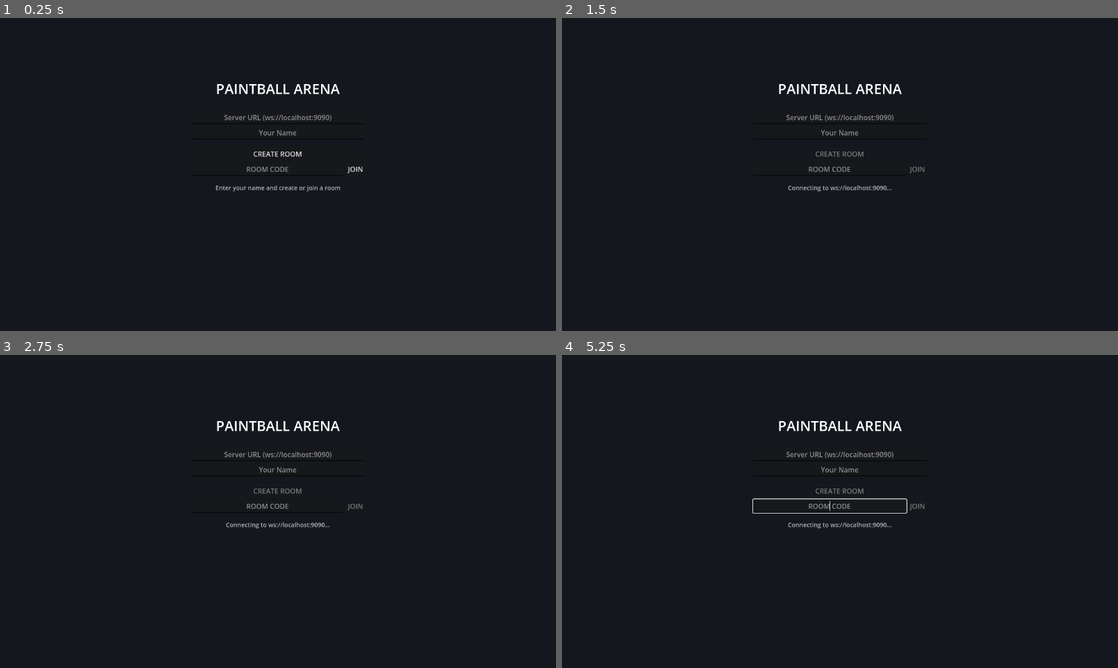
Above: before the commit, frames 1-4 (two rows, left to right).
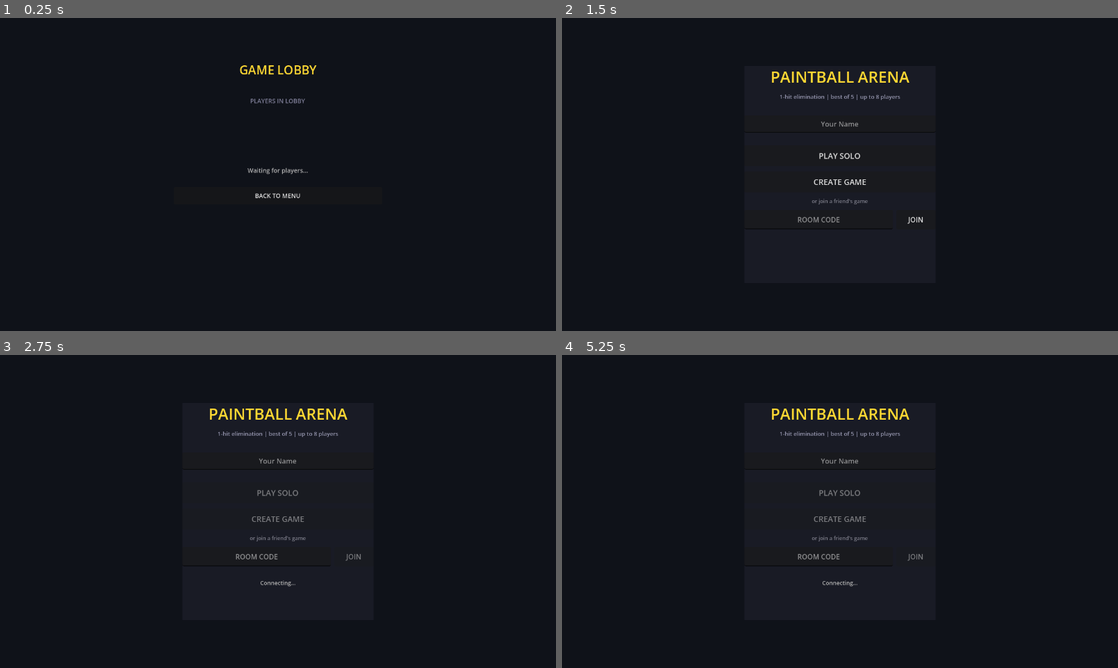
Above: after the commit, the same moments.

Repository: curlyphries/paintball
Game: Godot game, scene res://scenes/lobby.tscn
The game is run twice, just before and just after one commit, with the same random seed, the same clock (stepped at 60 frames per second) and the same inputs. This scene is started directly instead of the project's main scene.
Inputs (mouse positions are in pixels of both pictures, inside the frame that each line leads up to):
- Up to frame 1 (0.25 s): no input
- Up to frame 2 (1.5 s): click (840, 152) at 0.5 s, where only the run before the commit has a clickable "CREATE ROOM"; click (840, 196) at 1.25 s, where only the run after the commit has a clickable "BACK TO MENU"
- Up to frame 3 (2.75 s): click (278, 517) at 2 s, where only the run after the commit has a clickable "CREATE GAME"
- Up to frame 4 (5.25 s): tap Enter at 2.75, 4.25 s; move the mouse to (812, 574) at 2.77 s; hold Ctrl (crouch) 2.78-3.53 s; hold W (move_forward) 2.78-4.28 s; click (812, 574) at 2.92 s; tap Space (jump) at 3.02, 3.5, 3.77, 5 s; move the mouse to (1006, 558) at 3.52 s; tap Mouse wheel up (next_weapon) at 3.6 s; click (1006, 558) at 3.67 s; move the mouse to (673, 464) at 4.27 s; hold A (move_left) from 4.28 s (still down); tap Mouse wheel down (prev_weapon) at 4.35 s; click (673, 464) at 4.42 s; move the mouse to (867, 511) at 5.02 s; click (867, 511) at 5.1 s

The runs differ from the first frame. In frame 1, 1.4% of the frame differs, in the area x 38-66%, y 15-58%; in frame 2, 1.9%; in frame 3, 1.9%; in frame 4, 2.1%, in the area x 34-66%, y 17-74%.

Commit message:
Add main menu, invite links, and pause menu
- Main menu: Play Solo, Create Game, Join Game (with code input)
- Auto-join from URL query param (?code=XXXXXX) for invite links
- Lobby: shows copyable invite link, player list, back button
- Pause menu: Esc toggles pause overlay with Resume and Quit to Menu
- Game pauses (get_tree().paused) when pause menu is open
- All flows return to main menu (match end, quit, back)
- Start scene changed to main_menu.tscn

Diff:
--- a/project.godot
+++ b/project.godot
@@ -16,7 +16,7 @@
 
 config/name="Paintball Arena"
 config/description="3D paintball game - 1v3 bots, one-hit elimination, best of 5"
-run/main_scene="res://scenes/main.tscn"
+run/main_scene="res://scenes/main_menu.tscn"
 config/features=PackedStringArray("4.6", "Forward Plus")
 config/icon="res://icon.svg"
 
--- a/scenes/lobby.tscn
+++ b/scenes/lobby.tscn
@@ -18,87 +18,93 @@
 anchor_bottom = 1.0
 grow_horizontal = 2
 grow_vertical = 2
-color = Color(0.08, 0.09, 0.12, 1.0)
+color = Color(0.06, 0.07, 0.1, 1.0)
 
-[node name="VBoxContainer" type="VBoxContainer" parent="."]
+[node name="VBox" type="VBoxContainer" parent="."]
 layout_mode = 1
 anchors_preset = 8
 anchor_left = 0.5
 anchor_top = 0.5
 anchor_right = 0.5
 anchor_bottom = 0.5
-offset_left = -200.0
-offset_top = -220.0
-offset_right = 200.0
-offset_bottom = 220.0
+offset_left = -240.0
+offset_top = -260.0
+offset_right = 240.0
+offset_bottom = 260.0
 grow_horizontal = 2
 grow_vertical = 2
+theme_override_constants/separation = 10
 
-[node name="Title" type="Label" parent="VBoxContainer"]
+[node name="Title" type="Label" parent="VBox"]
 layout_mode = 2
-theme_override_font_sizes/font_size = 32
-text = "PAINTBALL ARENA"
+theme_override_font_sizes/font_size = 28
+theme_override_colors/font_color = Color(1.0, 0.85, 0.2, 1.0)
+text = "GAME LOBBY"
 horizontal_alignment = 1
 
-[node name="Spacer1" type="Control" parent="VBoxContainer"]
+[node name="Spacer1" type="Control" parent="VBox"]
 layout_mode = 2
-custom_minimum_size = Vector2(0, 20)
+custom_minimum_size = Vector2(0, 8)
 
-[node name="ServerInput" type="LineEdit" parent="VBoxContainer"]
+[node name="RoomCodeLabel" type="Label" parent="VBox"]
 layout_mode = 2
-placeholder_text = "Server URL (ws://localhost:9090)"
-alignment = 1
-
-[node name="NameInput" type="LineEdit" parent="VBoxContainer"]
-layout_mode = 2
-placeholder_text = "Your Name"
-alignment = 1
-
-[node name="Spacer2" type="Control" parent="VBoxContainer"]
-layout_mode = 2
-custom_minimum_size = Vector2(0, 10)
-
-[node name="CreateButton" type="Button" parent="VBoxContainer"]
-layout_mode = 2
-text = "CREATE ROOM"
-
-[node name="JoinRow" type="HBoxContainer" parent="VBoxContainer"]
-layout_mode = 2
-
-[node name="CodeInput" type="LineEdit" parent="VBoxContainer/JoinRow"]
-layout_mode = 2
-size_flags_horizontal = 3
-placeholder_text = "ROOM CODE"
-alignment = 1
-max_length = 6
-capitalize = 2
-
-[node name="JoinButton" type="Button" parent="VBoxContainer/JoinRow"]
-layout_mode = 2
-text = "JOIN"
-
-[node name="Spacer3" type="Control" parent="VBoxContainer"]
-layout_mode = 2
-custom_minimum_size = Vector2(0, 10)
-
-[node name="RoomCodeLabel" type="Label" parent="VBoxContainer"]
-layout_mode = 2
-theme_override_font_sizes/font_size = 24
+theme_override_font_sizes/font_size = 28
 theme_override_colors/font_color = Color(0.2, 1.0, 0.4, 1.0)
 text = "ROOM CODE: XXXXXX"
 horizontal_alignment = 1
 
-[node name="StatusLabel" type="Label" parent="VBoxContainer"]
+[node name="InviteLinkRow" type="HBoxContainer" parent="VBox"]
+layout_mode = 2
+theme_override_constants/separation = 6
+
+[node name="InviteLinkInput" type="LineEdit" parent="VBox/InviteLinkRow"]
+layout_mode = 2
+size_flags_horizontal = 3
+custom_minimum_size = Vector2(0, 36)
+editable = false
+alignment = 1
+placeholder_text = "Invite link"
+
+[node name="CopyButton" type="Button" parent="VBox/InviteLinkRow"]
+layout_mode = 2
+custom_minimum_size = Vector2(80, 36)
+text = "COPY"
+
+[node name="Spacer2" type="Control" parent="VBox"]
+layout_mode = 2
+custom_minimum_size = Vector2(0, 4)
+
+[node name="PlayersHeader" type="Label" parent="VBox"]
+layout_mode = 2
+theme_override_font_sizes/font_size = 14
+theme_override_colors/font_color = Color(0.5, 0.5, 0.6, 1.0)
+text = "PLAYERS IN LOBBY"
+horizontal_alignment = 1
+
+[node name="PlayerListContainer" type="VBoxContainer" parent="VBox"]
+layout_mode = 2
+custom_minimum_size = Vector2(0, 120)
+
+[node name="StatusLabel" type="Label" parent="VBox"]
 layout_mode = 2
 theme_override_font_sizes/font_size = 14
 theme_override_colors/font_color = Color(0.7, 0.7, 0.7, 1.0)
-text = "Enter your name and create or join a room"
+text = "Waiting for players..."
 horizontal_alignment = 1
+autowrap_mode = 2
 
-[node name="PlayerListContainer" type="VBoxContainer" parent="VBoxContainer"]
+[node name="Spacer3" type="Control" parent="VBox"]
 layout_mode = 2
-custom_minimum_size = Vector2(0, 100)
+custom_minimum_size = Vector2(0, 8)
 
-[node name="StartButton" type="Button" parent="VBoxContainer"]
+[node name="StartButton" type="Button" parent="VBox"]
 layout_mode = 2
+custom_minimum_size = Vector2(0, 48)
+theme_override_font_sizes/font_size = 18
 text = "START GAME"
+
+[node name="BackButton" type="Button" parent="VBox"]
+layout_mode = 2
+custom_minimum_size = Vector2(0, 40)
+theme_override_font_sizes/font_size = 14
+text = "BACK TO MENU"
--- /dev/null
+++ b/scenes/main_menu.tscn
@@ -0,0 +1,121 @@
+[gd_scene load_steps=2 format=3]
+
+[ext_resource type="Script" path="res://scripts/main_menu.gd" id="1_menu"]
+
+[node name="MainMenu" type="Control"]
+layout_mode = 3
+anchors_preset = 15
+anchor_right = 1.0
+anchor_bottom = 1.0
+grow_horizontal = 2
+grow_vertical = 2
+script = ExtResource("1_menu")
+
+[node name="Background" type="ColorRect" parent="."]
+layout_mode = 1
+anchors_preset = 15
+anchor_right = 1.0
+anchor_bottom = 1.0
+grow_horizontal = 2
+grow_vertical = 2
+color = Color(0.06, 0.07, 0.1, 1.0)
+
+[node name="CenterPanel" type="PanelContainer" parent="."]
+layout_mode = 1
+anchors_preset = 8
+anchor_left = 0.5
+anchor_top = 0.5
+anchor_right = 0.5
+anchor_bottom = 0.5
+offset_left = -220.0
+offset_top = -250.0
+offset_right = 220.0
+offset_bottom = 250.0
+grow_horizontal = 2
+grow_vertical = 2
+
+[node name="PanelBG" type="ColorRect" parent="CenterPanel"]
+layout_mode = 2
+color = Color(0.1, 0.11, 0.15, 0.9)
+
+[node name="VBox" type="VBoxContainer" parent="CenterPanel"]
+layout_mode = 2
+theme_override_constants/separation = 12
+
+[node name="Title" type="Label" parent="CenterPanel/VBox"]
+layout_mode = 2
+theme_override_font_sizes/font_size = 36
+theme_override_colors/font_color = Color(1.0, 0.85, 0.2, 1.0)
+text = "PAINTBALL ARENA"
+horizontal_alignment = 1
+
+[node name="Subtitle" type="Label" parent="CenterPanel/VBox"]
+layout_mode = 2
+theme_override_font_sizes/font_size = 13
+theme_override_colors/font_color = Color(0.6, 0.6, 0.7, 1.0)
+text = "1-hit elimination | best of 5 | up to 8 players"
+horizontal_alignment = 1
+
+[node name="Spacer1" type="Control" parent="CenterPanel/VBox"]
+layout_mode = 2
+custom_minimum_size = Vector2(0, 10)
+
+[node name="NameInput" type="LineEdit" parent="CenterPanel/VBox"]
+layout_mode = 2
+custom_minimum_size = Vector2(0, 40)
+placeholder_text = "Your Name"
+alignment = 1
+
+[node name="Spacer2" type="Control" parent="CenterPanel/VBox"]
+layout_mode = 2
+custom_minimum_size = Vector2(0, 5)
+
+[node name="PlaySoloButton" type="Button" parent="CenterPanel/VBox"]
+layout_mode = 2
+custom_minimum_size = Vector2(0, 48)
+theme_override_font_sizes/font_size = 18
+text = "PLAY SOLO"
+
+[node name="CreateGameButton" type="Button" parent="CenterPanel/VBox"]
+layout_mode = 2
+custom_minimum_size = Vector2(0, 48)
+theme_override_font_sizes/font_size = 18
+text = "CREATE GAME"
+
+[node name="OrLabel" type="Label" parent="CenterPanel/VBox"]
+layout_mode = 2
+theme_override_font_sizes/font_size = 12
+theme_override_colors/font_color = Color(0.5, 0.5, 0.55, 1.0)
+text = "or join a friend's game"
+horizontal_alignment = 1
+
+[node name="JoinRow" type="HBoxContainer" parent="CenterPanel/VBox"]
+layout_mode = 2
+theme_override_constants/separation = 8
+
+[node name="CodeInput" type="LineEdit" parent="CenterPanel/VBox/JoinRow"]
+layout_mode = 2
+size_flags_horizontal = 3
+custom_minimum_size = Vector2(0, 44)
+placeholder_text = "ROOM CODE"
+alignment = 1
+max_length = 6
+capitalize = 2
+
+[node name="JoinButton" type="Button" parent="CenterPanel/VBox/JoinRow"]
+layout_mode = 2
+custom_minimum_size = Vector2(90, 44)
+theme_override_font_sizes/font_size = 16
+text = "JOIN"
+
+[node name="Spacer3" type="Control" parent="CenterPanel/VBox"]
+layout_mode = 2
+custom_minimum_size = Vector2(0, 5)
+
+[node name="StatusLabel" type="Label" parent="CenterPanel/VBox"]
+layout_mode = 2
+theme_override_font_sizes/font_size = 13
+theme_override_colors/font_color = Color(0.7, 0.7, 0.7, 1.0)
+text = ""
+horizontal_alignment = 1
+autowrap_mode = 2
--- /dev/null
+++ b/scenes/pause_menu.tscn
@@ -0,0 +1,64 @@
+[gd_scene load_steps=2 format=3]
+
+[ext_resource type="Script" path="res://scripts/pause_menu.gd" id="1_pause"]
+
+[node name="PauseMenu" type="Control"]
+layout_mode = 3
+anchors_preset = 15
+anchor_right = 1.0
+anchor_bottom = 1.0
+grow_horizontal = 2
+grow_vertical = 2
+process_mode = 3
+script = ExtResource("1_pause")
+
+[node name="Overlay" type="ColorRect" parent="."]
+layout_mode = 1
+anchors_preset = 15
+anchor_right = 1.0
+anchor_bottom = 1.0
+grow_horizontal = 2
+grow_vertical = 2
+color = Color(0.0, 0.0, 0.0, 0.6)
+
+[node name="Panel" type="PanelContainer" parent="."]
+layout_mode = 1
+anchors_preset = 8
+anchor_left = 0.5
+anchor_top = 0.5
+anchor_right = 0.5
+anchor_bottom = 0.5
+offset_left = -160.0
+offset_top = -120.0
+offset_right = 160.0
+offset_bottom = 120.0
+grow_horizontal = 2
+grow_vertical = 2
+
+[node name="PanelBG" type="ColorRect" parent="Panel"]
+layout_mode = 2
+color = Color(0.1, 0.11, 0.15, 0.95)
+
+[node name="VBox" type="VBoxContainer" parent="Panel"]
+layout_mode = 2
+theme_override_constants/separation = 16
+alignment = 1
+
+[node name="Title" type="Label" parent="Panel/VBox"]
+layout_mode = 2
+theme_override_font_sizes/font_size = 24
+theme_override_colors/font_color = Color(1.0, 0.85, 0.2, 1.0)
+text = "PAUSED"
+horizontal_alignment = 1
+
+[node name="ResumeButton" type="Button" parent="Panel/VBox"]
+layout_mode = 2
+custom_minimum_size = Vector2(0, 44)
+theme_override_font_sizes/font_size = 16
+text = "RESUME"
+
+[node name="QuitButton" type="Button" parent="Panel/VBox"]
+layout_mode = 2
+custom_minimum_size = Vector2(0, 44)
+theme_override_font_sizes/font_size = 16
+text = "QUIT TO MENU"
--- a/scripts/lobby.gd
+++ b/scripts/lobby.gd
@@ -1,121 +1,73 @@
 extends Control
 
-@onready var name_input: LineEdit = $VBoxContainer/NameInput
-@onready var code_input: LineEdit = $VBoxContainer/JoinRow/CodeInput
-@onready var create_btn: Button = $VBoxContainer/CreateButton
-@onready var join_btn: Button = $VBoxContainer/JoinRow/JoinButton
-@onready var start_btn: Button = $VBoxContainer/StartButton
-@onready var status_label: Label = $VBoxContainer/StatusLabel
-@onready var player_list: VBoxContainer = $VBoxContainer/PlayerListContainer
-@onready var room_code_label: Label = $VBoxContainer/RoomCodeLabel
-@onready var server_input: LineEdit = $VBoxContainer/ServerInput
+@onready var start_btn: Button = $VBox/StartButton
+@onready var back_btn: Button = $VBox/BackButton
+@onready var status_label: Label = $VBox/StatusLabel
+@onready var player_list: VBoxContainer = $VBox/PlayerListContainer
+@onready var room_code_label: Label = $VBox/RoomCodeLabel
+@onready var invite_link_input: LineEdit = $VBox/InviteLinkRow/InviteLinkInput
+@onready var copy_btn: Button = $VBox/InviteLinkRow/CopyButton
+@onready var invite_link_row: HBoxContainer = $VBox/InviteLinkRow
 
 func _ready() -> void:
-	create_btn.pressed.connect(_on_create_pressed)
-	join_btn.pressed.connect(_on_join_pressed)
 	start_btn.pressed.connect(_on_start_pressed)
+	back_btn.pressed.connect(_on_back_pressed)
+	copy_btn.pressed.connect(_on_copy_link)
 	start_btn.visible = false
 	room_code_label.visible = false
+	invite_link_row.visible = false
 
-	NetworkManager.connected_to_server.connect(_on_connected)
-	NetworkManager.disconnected_from_server.connect(_on_disconnected)
 	NetworkManager.room_created.connect(_on_room_created)
 	NetworkManager.room_joined.connect(_on_room_joined)
 	NetworkManager.player_joined.connect(_on_player_joined)
 	NetworkManager.player_left.connect(_on_player_left)
 	NetworkManager.game_started.connect(_on_game_started)
 	NetworkManager.error_received.connect(_on_error)
+	NetworkManager.disconnected_from_server.connect(_on_disconnected)
 
-func _get_relay_url() -> String:
-	# 1. User typed something in the server field
-	var manual = server_input.text.strip_edges()
-	if manual != "":
-		return manual
-	# 2. In browser: derive from page origin (https://example.com/paintball -> wss://example.com/paintball/ws)
-	if OS.has_feature("web"):
-		var origin = JavaScriptBridge.eval("window.location.origin", true)
-		var path = JavaScriptBridge.eval("window.location.pathname.replace(/\\/[^\\/]*$/, '')", true)
-		var scheme = "wss" if str(origin).begins_with("https") else "ws"
-		var host = str(origin).replace("https://", "").replace("http://", "")
-		return scheme + "://" + host + str(path) + "/ws"
-	# 3. Fallback: project setting or localhost
-	if ProjectSettings.has_setting("network/relay_url"):
-		return ProjectSettings.get_setting("network/relay_url")
-	return "ws://localhost:9090"
-
-func _on_create_pressed() -> void:
-	var player_name = name_input.text.strip_edges()
-	if player_name == "":
-		player_name = "Host"
-	var server_url = _get_relay_url()
-
-	status_label.text = "Connecting to " + server_url + "..."
-	create_btn.disabled = true
-	join_btn.disabled = true
-
-	NetworkManager.connect_to_relay(server_url)
-	# Wait with timeout
-	var connected = false
-	NetworkManager.connected_to_server.connect(func(): connected = true, CONNECT_ONE_SHOT)
-	NetworkManager.error_received.connect(func(_m): connected = false, CONNECT_ONE_SHOT)
-	await get_tree().create_timer(5.0).timeout
-	if not connected and not NetworkManager._connected:
-		status_label.text = "Connection timed out. Check server URL."
-		_reset_ui()
-		return
-	if not NetworkManager._connected:
-		return
-	NetworkManager.create_room(player_name)
-
-func _on_join_pressed() -> void:
-	var player_name = name_input.text.strip_edges()
-	if player_name == "":
-		player_name = "Player"
-	var code = code_input.text.strip_edges().to_upper()
-	if code.length() != 6:
-		status_label.text = "Enter a 6-character room code"
-		return
-	var server_url = _get_relay_url()
-
-	status_label.text = "Connecting to " + server_url + "..."
-	create_btn.disabled = true
-	join_btn.disabled = true
-
-	NetworkManager.connect_to_relay(server_url)
-	var connected = false
-	NetworkManager.connected_to_server.connect(func(): connected = true, CONNECT_ONE_SHOT)
-	NetworkManager.error_received.connect(func(_m): connected = false, CONNECT_ONE_SHOT)
-	await get_tree().create_timer(5.0).timeout
-	if not connected and not NetworkManager._connected:
-		status_label.text = "Connection timed out. Check server URL."
-		_reset_ui()
-		return
-	if not NetworkManager._connected:
-		return
-	NetworkManager.join_room(code, player_name)
+	# If we already have a room (came from main menu create/join), show it
+	if NetworkManager.room_code != "":
+		_show_room(NetworkManager.room_code)
 
 func _on_start_pressed() -> void:
 	NetworkManager.start_game()
 
-func _on_connected() -> void:
-	status_label.text = "Connected!"
+func _on_back_pressed() -> void:
+	NetworkManager.leave_room()
+	NetworkManager.disconnect_from_relay()
+	get_tree().change_scene_to_file("res://scenes/main_menu.tscn")
 
-func _on_disconnected() -> void:
-	status_label.text = "Disconnected from server"
-	_reset_ui()
+func _on_copy_link() -> void:
+	var link = invite_link_input.text
+	if OS.has_feature("web"):
+		JavaScriptBridge.eval("navigator.clipboard.writeText('" + link + "')")
+	else:
+		DisplayServer.clipboard_set(link)
+	status_label.text = "Invite link copied!"
+
+func _get_invite_url(code: String) -> String:
+	if OS.has_feature("web"):
+		var origin = JavaScriptBridge.eval("window.location.origin", true)
+		var path = JavaScriptBridge.eval("window.location.pathname", true)
+		return str(origin) + str(path) + "?code=" + code
+	return "https://curlyphries.net/paintball/?code=" + code
+
+func _show_room(code: String) -> void:
+	room_code_label.text = "ROOM CODE: " + code
+	room_code_label.visible = true
+	invite_link_row.visible = true
+	invite_link_input.text = _get_invite_url(code)
+	if NetworkManager.is_host:
+		start_btn.visible = true
+	_refresh_player_list()
 
 func _on_room_created(code: String, _player_id: int) -> void:
-	room_code_label.text = "ROOM CODE: " + code
-	room_code_label.visible = true
-	start_btn.visible = true
-	status_label.text = "Room created! Share the code with friends."
-	_refresh_player_list()
+	_show_room(code)
+	status_label.text = "Room created! Share the link with friends."
 
 func _on_room_joined(code: String, _player_id: int) -> void:
-	room_code_label.text = "ROOM CODE: " + code
-	room_code_label.visible = true
+	_show_room(code)
 	status_label.text = "Joined! Waiting for host to start..."
-	_refresh_player_list()
 
 func _on_player_joined(_player_id: int, player_name: String) -> void:
 	status_label.text = player_name + " joined!"
@@ -126,21 +78,15 @@
 	_refresh_player_list()
 
 func _on_game_started(_players: Array) -> void:
-	# Switch to game scene
 	get_tree().change_scene_to_file("res://scenes/main.tscn")
 
 func _on_error(message: String) -> void:
 	status_label.text = "Error: " + message
-	_reset_ui()
 
-func _reset_ui() -> void:
-	create_btn.disabled = false
-	join_btn.disabled = false
-	start_btn.visible = false
-	room_code_label.visible = false
+func _on_disconnected() -> void:
+	status_label.text = "Disconnected from server."
 
 func _refresh_player_list() -> void:
-	# Clear existing
 	for child in player_list.get_children():
 		child.queue_free()
 
--- a/scripts/main_game.gd
+++ b/scripts/main_game.gd
@@ -49,6 +49,9 @@
 	else:
 		# Single player — spawn bots
 		spawn_bots()
+
+	# Add pause menu
+	_add_pause_menu()
 
 	# Start match
 	GameState.start_match()
@@ -189,17 +192,12 @@
 	await get_tree().create_timer(5.0).timeout
 
 	if is_networked:
-		# Clean up sync and return to lobby
 		if game_sync:
 			game_sync.cleanup()
 		NetworkManager.leave_room()
-		get_tree().change_scene_to_file("res://scenes/lobby.tscn")
-	else:
-		get_tree().reload_current_scene()
-
-func _input(event: InputEvent) -> void:
-	if event.is_action_pressed("ui_cancel"):
-		if Input.mouse_mode == Input.MOUSE_MODE_CAPTURED:
-			Input.mouse_mode = Input.MOUSE_MODE_VISIBLE
-		else:
-			Input.mouse_mode = Input.MOUSE_MODE_CAPTURED
+	get_tree().change_scene_to_file("res://scenes/main_menu.tscn")
+
+func _add_pause_menu() -> void:
+	var pause_scene = preload("res://scenes/pause_menu.tscn")
+	var pause_menu = pause_scene.instantiate()
+	$UI.add_child(pause_menu)
--- /dev/null
+++ b/scripts/main_menu.gd
@@ -0,0 +1,107 @@
+extends Control
+
+@onready var play_solo_btn: Button = $CenterPanel/VBox/PlaySoloButton
+@onready var create_game_btn: Button = $CenterPanel/VBox/CreateGameButton
+@onready var join_row: HBoxContainer = $CenterPanel/VBox/JoinRow
+@onready var code_input: LineEdit = $CenterPanel/VBox/JoinRow/CodeInput
+@onready var join_btn: Button = $CenterPanel/VBox/JoinRow/JoinButton
+@onready var name_input: LineEdit = $CenterPanel/VBox/NameInput
+@onready var status_label: Label = $CenterPanel/VBox/StatusLabel
+
+func _ready() -> void:
+	play_solo_btn.pressed.connect(_on_play_solo)
+	create_game_btn.pressed.connect(_on_create_game)
+	join_btn.pressed.connect(_on_join_game)
+
+	# Check URL for auto-join code (browser only)
+	if OS.has_feature("web"):
+		var url_code = JavaScriptBridge.eval(
+			"new URLSearchParams(window.location.search).get('code')", true
+		)
+		if url_code and str(url_code) != "" and str(url_code) != "null":
+			code_input.text = str(url_code).to_upper()
+			status_label.text = "Invite code detected! Enter your name and click Join."
+
+func _on_play_solo() -> void:
+	NetworkManager._reset_state()
+	get_tree().change_scene_to_file("res://scenes/main.tscn")
+
+func _on_create_game() -> void:
+	var player_name = _get_player_name("Host")
+	status_label.text = "Connecting..."
+	_disable_buttons()
+
+	var relay_url = _get_relay_url()
+	NetworkManager.connect_to_relay(relay_url)
+
+	if not await _wait_for_connection():
+		return
+
+	NetworkManager.create_room(player_name)
+	NetworkManager.room_created.connect(_on_room_created, CONNECT_ONE_SHOT)
+
+func _on_join_game() -> void:
+	var code = code_input.text.strip_edges().to_upper()
+	if code.length() != 6:
+		status_label.text = "Enter a 6-character room code"
+		return
+
+	var player_name = _get_player_name("Player")
+	status_label.text = "Connecting..."
+	_disable_buttons()
+
+	var relay_url = _get_relay_url()
+	NetworkManager.connect_to_relay(relay_url)
+
+	if not await _wait_for_connection():
+		return
+
+	NetworkManager.join_room(code, player_name)
+	# Go straight to lobby
+	get_tree().change_scene_to_file("res://scenes/lobby.tscn")
+
+func _on_room_created(_code: String, _player_id: int) -> void:
+	get_tree().change_scene_to_file("res://scenes/lobby.tscn")
+
+func _wait_for_connection() -> bool:
+	var connected = false
+	var errored = false
+	NetworkManager.connected_to_server.connect(func(): connected = true, CONNECT_ONE_SHOT)
+	NetworkManager.error_received.connect(func(_m): errored = true, CONNECT_ONE_SHOT)
+
+	# Poll until connected, errored, or timeout
+	var elapsed := 0.0
+	while not connected and not errored and elapsed < 5.0:
+		await get_tree().create_timer(0.1).timeout
+		elapsed += 0.1
+
+	if not connected:
+		status_label.text = "Connection failed. Check your internet."
+		_enable_buttons()
+		return false
+	return true
+
+func _get_player_name(fallback: String) -> String:
+	var n = name_input.text.strip_edges()
+	return n if n != "" else fallback
+
+func _get_relay_url() -> String:
+	if OS.has_feature("web"):
+		var origin = JavaScriptBridge.eval("window.location.origin", true)
+		var path = JavaScriptBridge.eval("window.location.pathname.replace(/\\/[^\\/]*$/, '')", true)
+		var scheme = "wss" if str(origin).begins_with("https") else "ws"
+		var host = str(origin).replace("https://", "").replace("http://", "")
+		return scheme + "://" + host + str(path) + "/ws"
+	if ProjectSettings.has_setting("network/relay_url"):
+		return ProjectSettings.get_setting("network/relay_url")
+	return "ws://localhost:9090"
+
+func _disable_buttons() -> void:
+	play_solo_btn.disabled = true
+	create_game_btn.disabled = true
+	join_btn.disabled = true
+
+func _enable_buttons() -> void:
+	play_solo_btn.disabled = false
+	create_game_btn.disabled = false
+	join_btn.disabled = false
--- /dev/null
+++ b/scripts/pause_menu.gd
@@ -0,0 +1,47 @@
+extends Control
+
+# Pause Menu — toggled with Esc during gameplay
+
+@onready var resume_btn: Button = $Panel/VBox/ResumeButton
+@onready var quit_btn: Button = $Panel/VBox/QuitButton
+
+func _ready() -> void:
+	resume_btn.pressed.connect(_on_resume)
+	quit_btn.pressed.connect(_on_quit)
+	visible = false
+	process_mode = Node.PROCESS_MODE_ALWAYS
+
+func _input(event: InputEvent) -> void:
+	if event.is_action_pressed("ui_cancel"):
+		if visible:
+			_resume()
+		else:
+			_pause()
+		get_viewport().set_input_as_handled()
+
+func _pause() -> void:
+	visible = true
+	get_tree().paused = true
+	Input.mouse_mode = Input.MOUSE_MODE_VISIBLE
+
+func _resume() -> void:
+	visible = false
+	get_tree().paused = false
+	Input.mouse_mode = Input.MOUSE_MODE_CAPTURED
+
+func _on_resume() -> void:
+	_resume()
+
+func _on_quit() -> void:
+	get_tree().paused = false
+	Input.mouse_mode = Input.MOUSE_MODE_VISIBLE
+
+	# Clean up network if in multiplayer
+	if NetworkManager.room_code != "":
+		var game_sync = get_node_or_null("/root/Main/GameSync")
+		if game_sync:
+			game_sync.cleanup()
+		NetworkManager.leave_room()
+		NetworkManager.disconnect_from_relay()
+
+	get_tree().change_scene_to_file("res://scenes/main_menu.tscn")
Not shown, added: scripts/main_menu.gd.uid
Not shown, added: scripts/pause_menu.gd.uid
